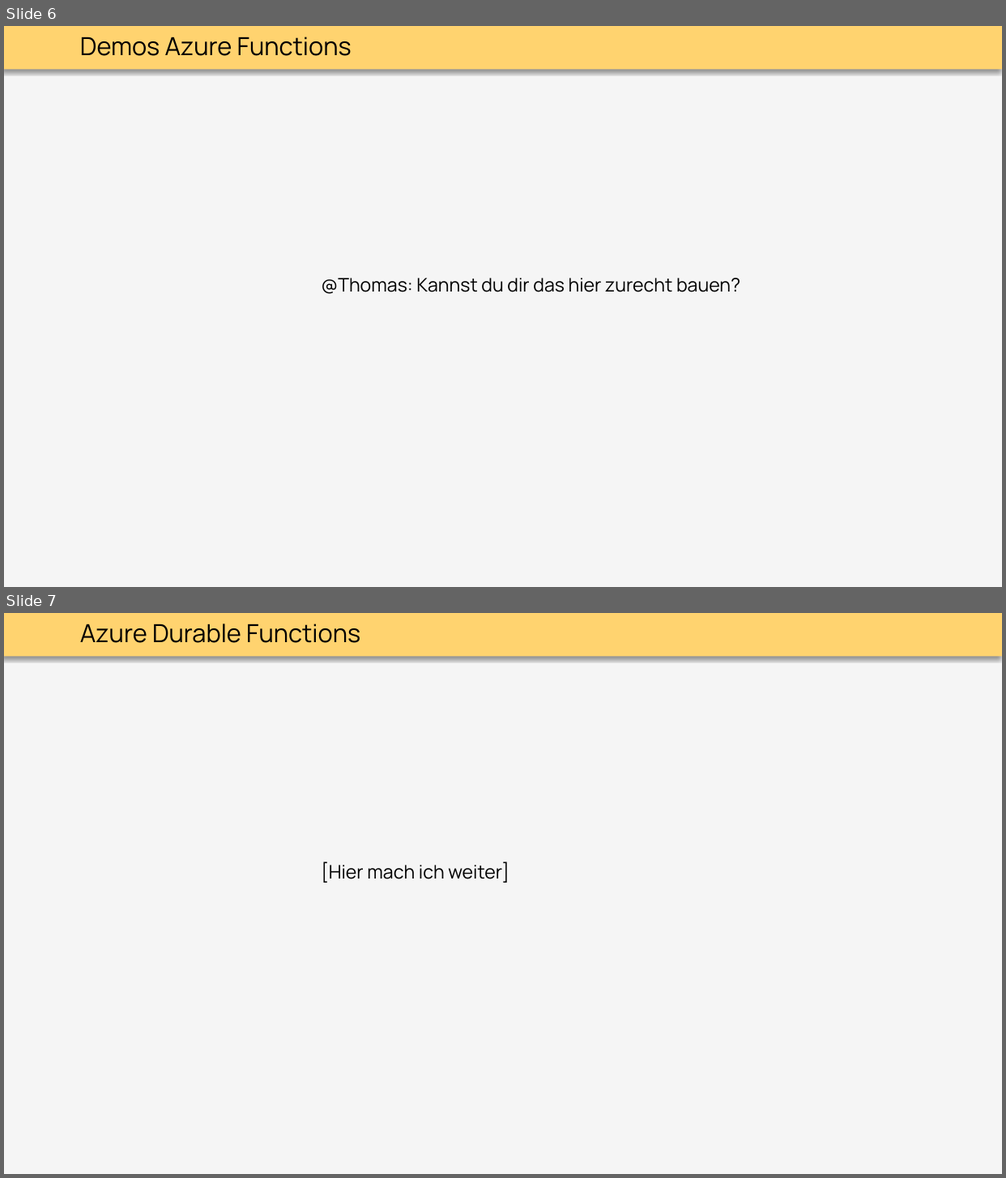
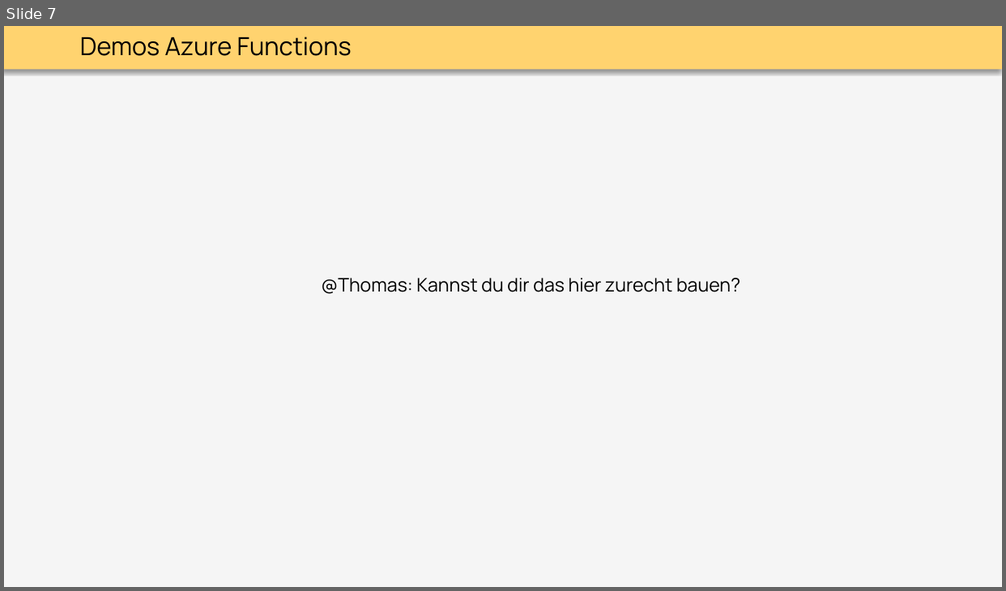
Before and after one commit to thoemmi/DurableFunctionsMeetupRosenheim, a slide deck: slides/Durable_Functions.pptx. Shown one above the other, each under a label of ours: slides 6 and 7 before the commit, slide 7 after it. The pictures are 1006x1178 and 1006x591 pixels, drawn with LibreOffice and Linux fonts; fonts in the diff are those of the drawing. Boxes give left, top, right and bottom in pixels: in the first picture for what was removed or moved away, otherwise in the second. Text is boxed around its words. In the diff, an @@ line names an element or a change of style, - is before the commit and + after.

```diff
--- a/slides/Durable_Functions.pptx
+++ b/slides/Durable_Functions.pptx
@@ slide 7 removed at [4,613,1002,1174], background #F5F5F5; not listed: 1 template element that a slide beside it also shows @@
@@ text removed at [80,624,360,643] @@
-Azure Durable Functions
@@ text removed at [321,862,509,883] @@
-[Hier mach ich weiter]
@@ what was slide 6 is now slide 7 @@
```
Also in this commit, not shown: 3 slides added.
